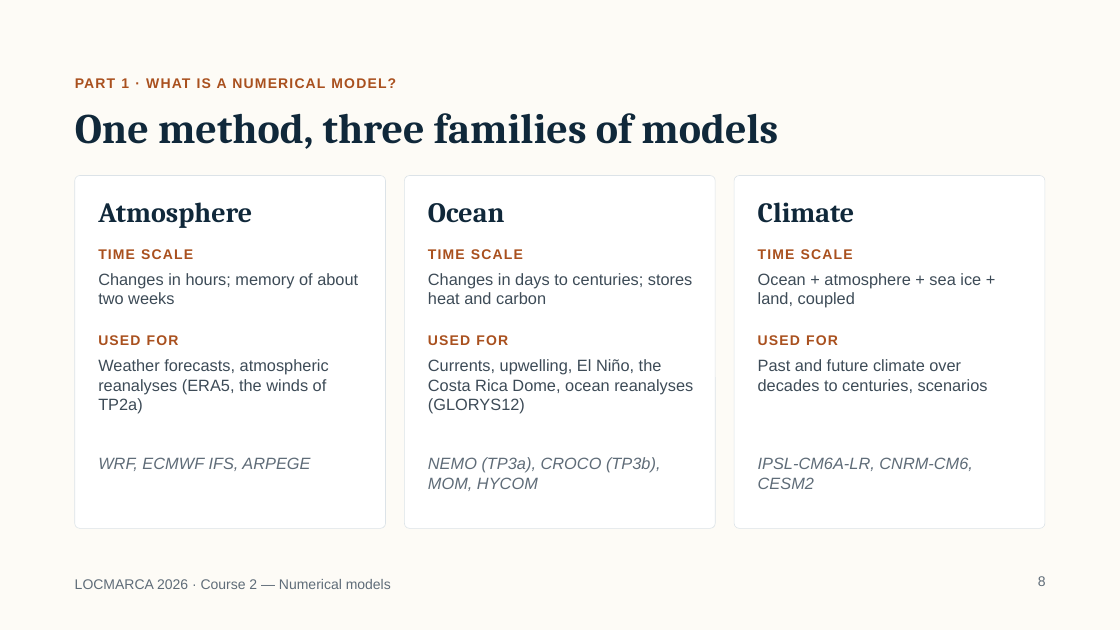
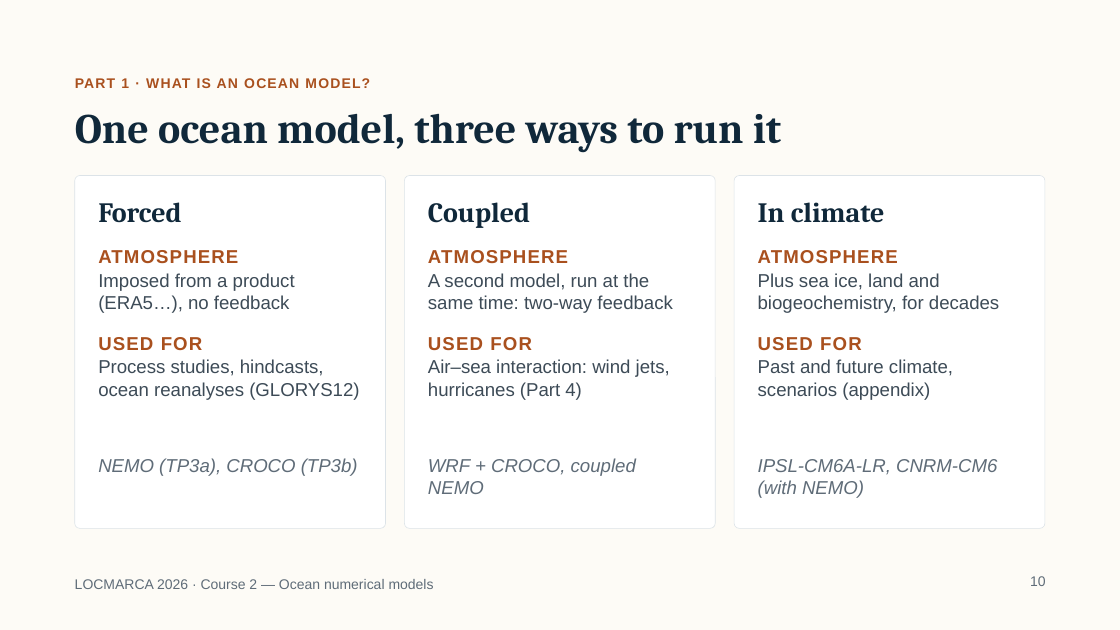
Before and after one commit to gcambon/script-locmarca, a slide deck: slide 10 of Courses/02_course_numerical_models.pptx (slide 8 before the commit). Drawn at 1120x630 pixels with LibreOffice and Linux fonts; fonts in the diff are those of the drawing. Boxes give left, top, right and bottom in pixels: in the first picture for what was removed or moved away, otherwise in the second. Text is boxed around its words. In the diff, an @@ line names an element or a change of style, - is before the commit and + after.

Commit message:
Update course ...

```diff
--- a/Courses/02_course_numerical_models.pptx
+++ b/Courses/02_course_numerical_models.pptx
@@ text at <box>75,78,370,88</box>: text changed @@
-PART 1 · WHAT IS A NUMERICAL MODEL?
+PART 1 · WHAT IS AN OCEAN MODEL?
@@ title at <box>75,113,781,153</box>: text changed @@
-One method, three families of models
+One ocean model, three ways to run it
@@ text added at <box>98,202,181,223</box>, 24 pt, text #10283A, bold @@
+Forced
@@ text at <box>428,202,530,228</box>: text changed @@
-Ocean
+Coupled
@@ text at <box>758,202,885,223</box>: text changed @@
-Climate
+In climate
@@ text at <box>98,250,238,263</box>: text changed; size 24 to 16 pt; font Cambria to Arial; text colour #10283A to #A9501E @@
-Atmosphere
+ATMOSPHERE
@@ text removed at <box>98,249,193,259</box> @@
-TIME SCALE
@@ text at <box>428,250,568,263</box>: text changed; size 12 to 16 pt @@
-TIME SCALE
+ATMOSPHERE
@@ text at <box>758,250,898,263</box>: text changed; size 12 to 16 pt @@
-TIME SCALE
+ATMOSPHERE
@@ text at <box>98,273,295,313</box>: text changed; size 14 to 16 pt @@
-Changes in hours; memory of about two weeks
+Imposed from a product (ERA5…), no feedback
@@ text at <box>428,273,673,313</box>: text changed; size 14 to 16 pt @@
-Changes in days to centuries; stores heat and carbon
+A second model, run at the same time: two-way feedback
@@ text at <box>758,273,999,313</box>: text changed; size 14 to 16 pt @@
-Ocean + atmosphere + sea ice + land, coupled
+Plus sea ice, land and biogeochemistry, for decades
@@ text at <box>98,359,359,400</box>: text changed; size 14 to 16 pt @@
-Weather forecasts, atmospheric reanalyses (ERA5, the winds of TP2a)
+Process studies, hindcasts, ocean reanalyses (GLORYS12)
@@ text at <box>428,359,670,400</box>: text changed; size 14 to 16 pt @@
-Currents, upwelling, El Niño, the Costa Rica Dome, ocean reanalyses (GLORYS12)
+Air–sea interaction: wind jets, hurricanes (Part 4)
@@ size 12 to 16 pt in 3 elements at <box>98,337,203,350</box>, <box>428,337,532,350</box>, <box>758,337,862,350</box> @@
@@ text at <box>758,359,953,400</box>: text changed; size 14 to 16 pt @@
-Past and future climate over decades to centuries, scenarios
+Past and future climate, scenarios (appendix)
@@ text at <box>98,458,358,476</box>: text changed; size 14 to 16 pt @@
-WRF, ECMWF IFS, ARPEGE
+NEMO (TP3a), CROCO (TP3b)
@@ text at <box>428,458,636,494</box>: text changed; size 14 to 16 pt @@
-NEMO (TP3a), CROCO (TP3b), MOM, HYCOM
+WRF + CROCO, coupled NEMO
@@ text at <box>758,459,997,498</box>: text changed; size 14 to 16 pt @@
-IPSL-CM6A-LR, CNRM-CM6, CESM2
+IPSL-CM6A-LR, CNRM-CM6 (with NEMO)
@@ text at <box>75,579,434,589</box>: text changed @@
-LOCMARCA 2026 · Course 2 — Numerical models
+LOCMARCA 2026 · Course 2 — Ocean numerical models
@@ page number at <box>1030,576,1046,586</box>: text changed @@
-8
+10
```
Also in this commit, not shown: 28 other slides changed, 7 slides added, 1 slide removed, 5 other files.
